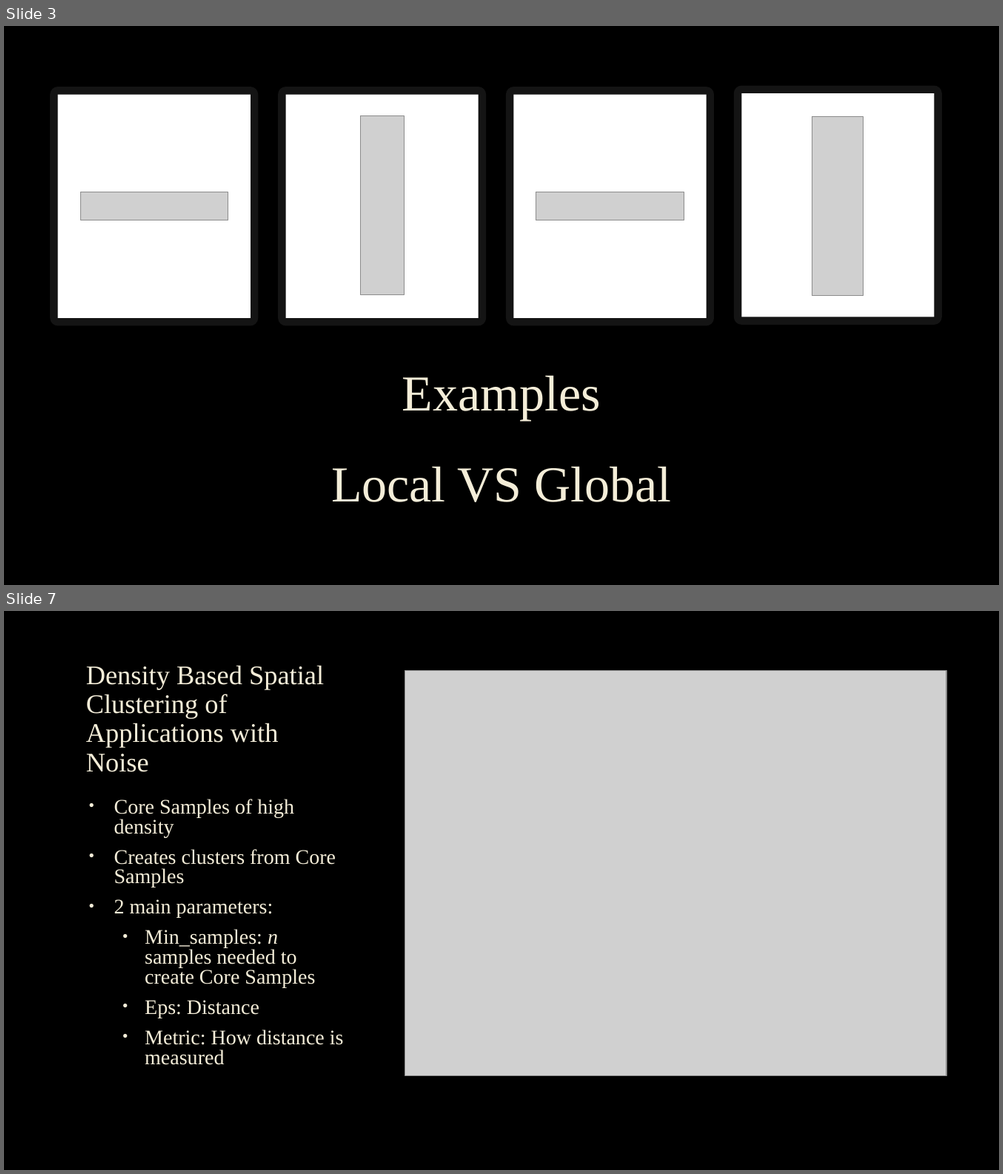
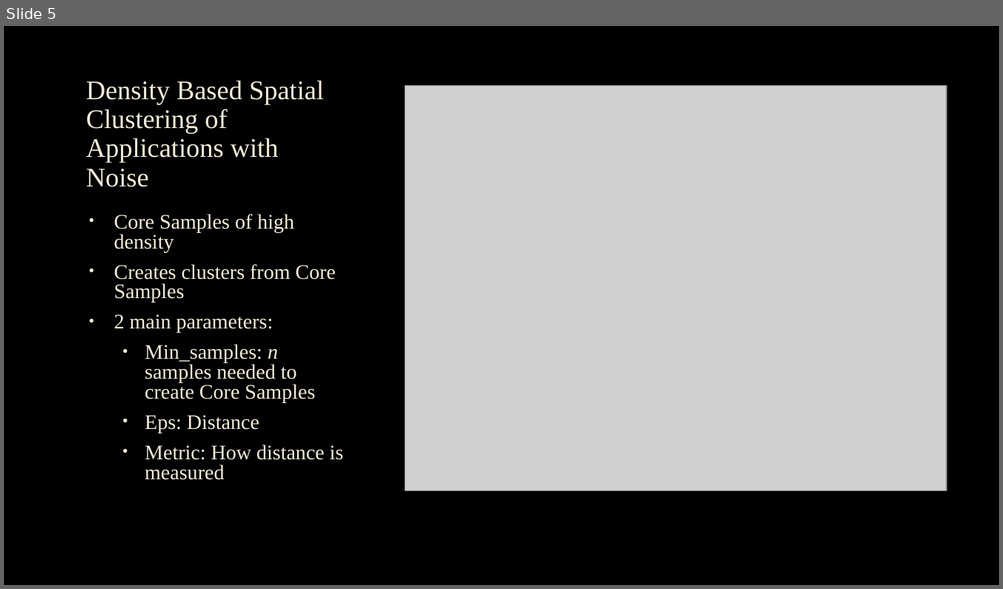
Before and after one commit to cmbfuqua/senior_project, a slide deck: Outlier Detection Presentation.pptx. Shown one above the other, each under a label of ours: slides 3 and 7 before the commit, slide 5 after it; the slides between them are not shown. The pictures are 1003x1174 and 1003x589 pixels, drawn with LibreOffice and Linux fonts; fonts in the diff are those of the drawing; grey boxes stand for pictures; background and template pictures are left out. Boxes give left, top, right and bottom in pixels: in the first picture for what was removed or moved away, otherwise in the second. Text is boxed around its words. In the diff, an @@ line names an element or a change of style, - is before the commit and + after.

```diff
--- a/Outlier Detection Presentation.pptx
+++ b/Outlier Detection Presentation.pptx
@@ slide 3 removed at bbox=[4, 26, 999, 585], background picture (left out) @@
@@ rectangle removed at bbox=[58, 95, 250, 318] @@
@@ rectangle removed at bbox=[286, 95, 478, 318] @@
@@ rectangle removed at bbox=[514, 95, 706, 318] @@
@@ rectangle removed at bbox=[741, 93, 933, 317] @@
@@ picture removed at bbox=[360, 116, 403, 295] @@
@@ picture removed at bbox=[812, 117, 864, 296] @@
@@ picture removed at bbox=[80, 192, 227, 221] @@
@@ picture removed at bbox=[536, 192, 684, 221] @@
@@ title removed at bbox=[331, 375, 671, 503] @@
-Examples
-Local VS Global
@@ what was slide 7 is now slide 5 @@
```
Also in this commit, not shown: 4 slides changed, 2 slides added, 3 other slides removed, 8 other files.
